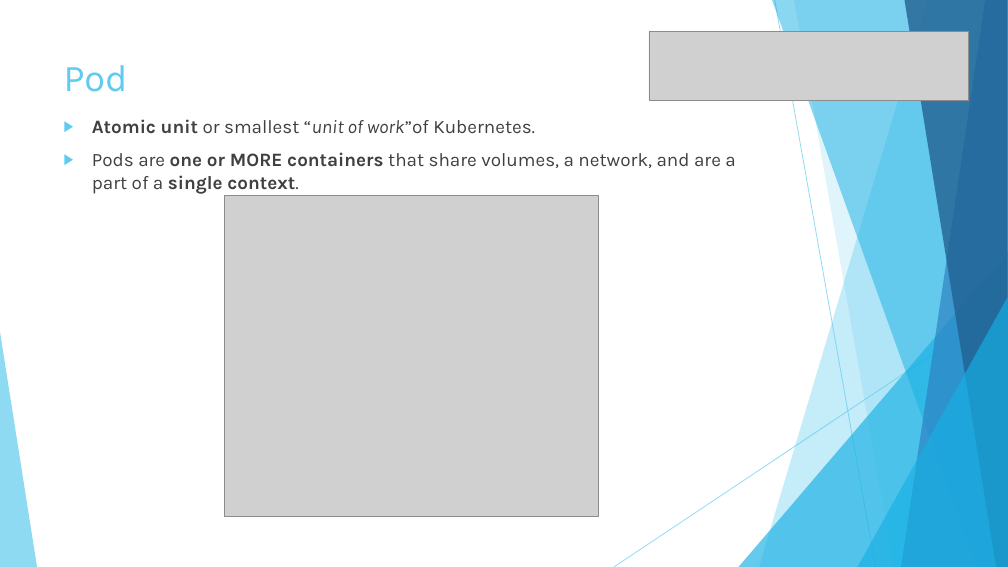
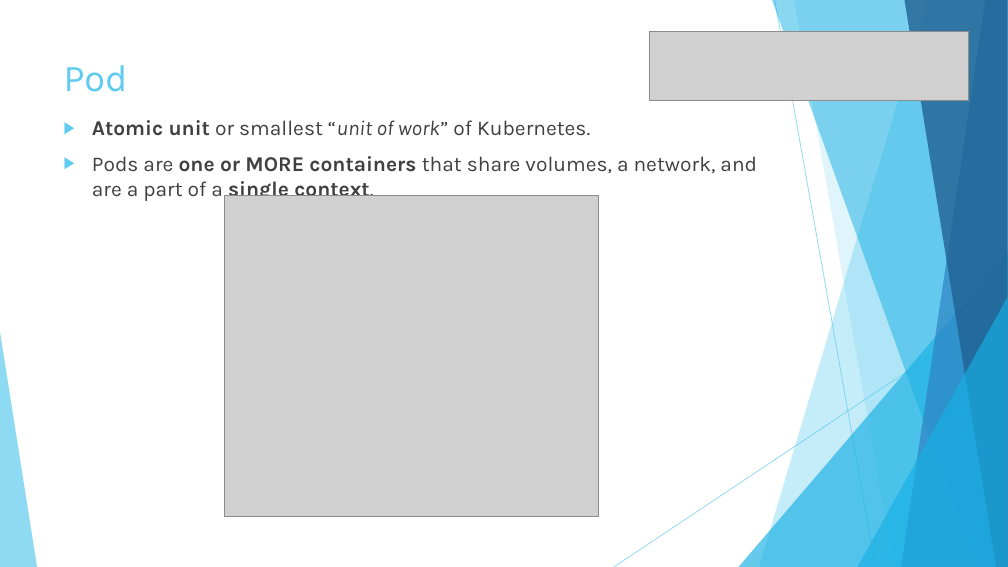
Before and after one commit to fsforza/kubernetes-demo, a slide deck: slide 7 of slides/kube-demo.pptx. Drawn at 1008x567 pixels with LibreOffice and Linux fonts; fonts in the diff are those of the drawing; grey boxes stand for pictures. Boxes give left, top, right and bottom in pixels: in the first picture for what was removed or moved away, otherwise in the second. Text is boxed around its words. In the diff, an @@ line names an element or a change of style, - is before the commit and + after.

```diff
--- a/slides/kube-demo.pptx
+++ b/slides/kube-demo.pptx
@@ text at box(92, 120, 590, 136): text changed; size 18 to 20 pt @@
-▶ Atomic unit or smallest “unit of work”of Kubernetes.
+▶ Atomic unit or smallest “unit of work” of Kubernetes.
@@ text at box(92, 156, 757, 201): size 18 to 20 pt in "Pods are one or MORE containers that ..." @@
```
Also in this commit, not shown: 13 other slides changed.
